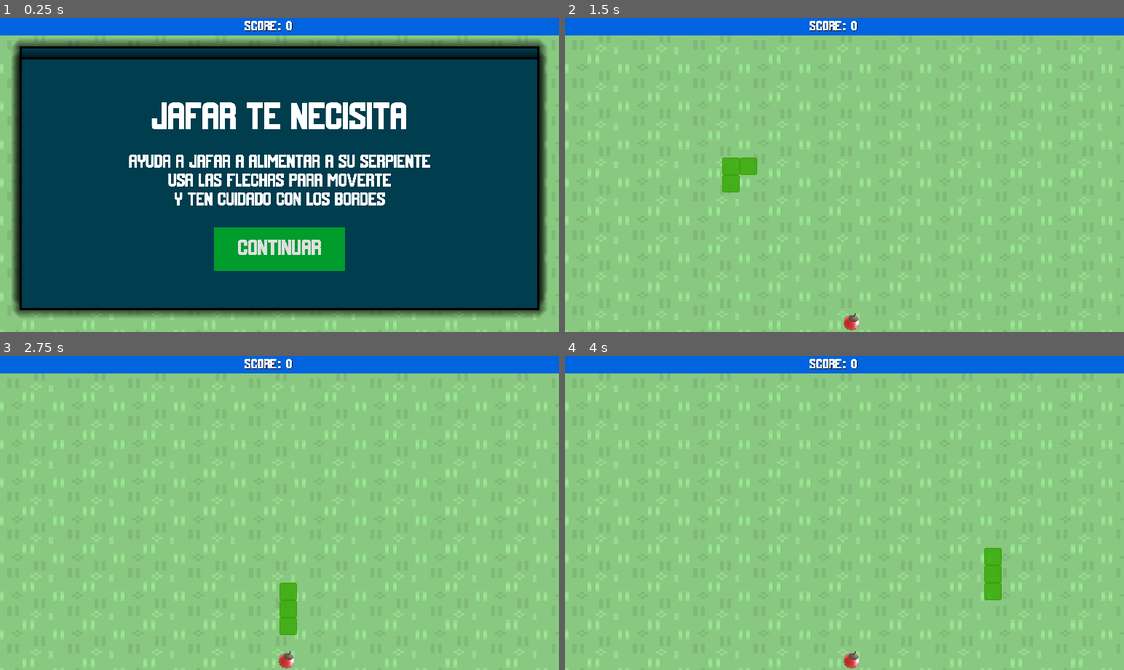
Above: before the commit, frames 1-4 (two rows, left to right).
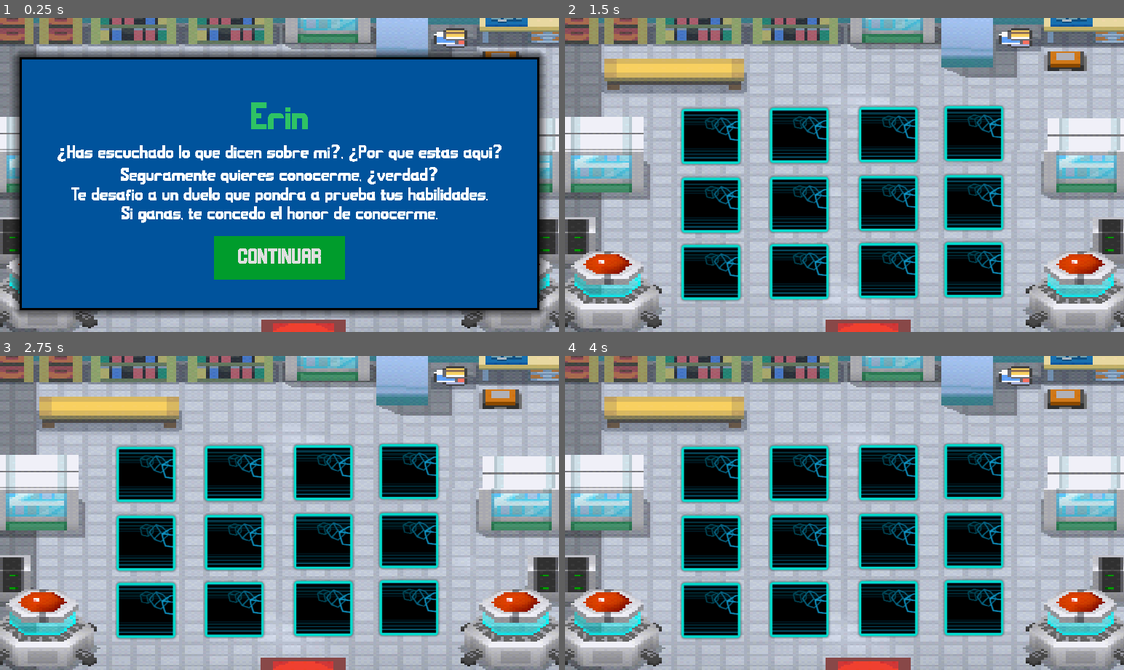
Above: after the commit, the same moments.

Repository: MaincraStudios/Skull-Mask
Game: Godot game, scene res://scenes/memory_game/memory_start_message.tscn
Same seed, same stepped clock (60 frames per second), same inputs: the game is played once before the commit and once after it. Before the commit the project starts from res://scenes/snake_game/main.tscn.
Inputs (mouse positions are in pixels of both pictures, inside the frame that each line leads up to):
- Up to frame 1 (0.25 s): no input
- Up to frame 2 (1.5 s): click "CONTINUAR" at 0.5 s; tap Enter at 1.25 s; move the mouse to (967, 159) at 1.27 s; hold Right (move_right) from 1.28 s (still down); click (967, 159) at 1.42 s
- Up to frame 3 (2.75 s): move the mouse to (167, 528) at 2.02 s; release Right (move_right) at 2.03 s; hold Down (move_down) from 2.03 s (still down)
- Up to frame 4 (4 s): move the mouse to (900, 443) at 2.77 s; release Down (move_down) at 2.78 s; hold Right (move_right) 2.78-3.53 s; move the mouse to (816, 575) at 3.52 s; hold W (move_up) from 3.53 s (still down); click (816, 575) at 3.67 s

The runs differ from the first frame. In frame 1, 95% of the frame differs, in the area x 0-100%, y 0-100%; in frame 2, 100%; in frame 3, 100%; in frame 4, 100%.

Commit message:
fix: Dialogue coherence

Diff:
--- a/project.godot
+++ b/project.godot
@@ -11,7 +11,7 @@
 [application]
 
 config/name="SkullMask"
-run/main_scene="res://scenes/snake_game/main.tscn"
+run/main_scene="res://scenes/memory_game/memory_start_message.tscn"
 config/features=PackedStringArray("4.2", "GL Compatibility")
 config/icon="res://icon.svg"
 
--- a/scenes/memory_game/memory_end_message.tscn
+++ b/scenes/memory_game/memory_end_message.tscn
@@ -59,9 +59,9 @@
 anchor_right = 0.5
 anchor_bottom = 0.5
 offset_left = -1180.0
-offset_top = -392.0
+offset_top = -452.0
 offset_right = -296.0
-offset_bottom = -290.0
+offset_bottom = -350.0
 grow_horizontal = 2
 grow_vertical = 2
 size_flags_vertical = 8
@@ -88,8 +88,12 @@
 theme_override_fonts/font = ExtResource("2_gva64")
 theme_override_font_sizes/font_size = 50
 text = "Has logrado vencer este reto, se nota que eres muy ágil,
-me caes muy bien. Ahora que somos amigos te contaré mi historia
-##################"
+me agradas. Ahora que somos amigos te contaré mi historia:
+Cuando era nueva, mucha gente solía molestarme
+ porque prefería estudiar en lugar de jugar en el patio con los demás.
+Me uní al grupo porque ellos no me juzgaban,  pero
+ nunca imaginé que la gente nos percibiera como personas intimidantes.
+"
 label_settings = SubResource("LabelSettings_et3hd")
 horizontal_alignment = 1
 vertical_alignment = 1
@@ -101,9 +105,9 @@
 anchor_right = 0.5
 anchor_bottom = 0.5
 offset_left = -888.0
-offset_top = -71.9999
+offset_top = -31.9999
 offset_right = -588.0
-offset_bottom = 28.0001
+offset_bottom = 68.0001
 grow_horizontal = 2
 grow_vertical = 2
 size_flags_vertical = 8
--- a/scenes/memory_game/memory_start_message.tscn
+++ b/scenes/memory_game/memory_start_message.tscn
@@ -87,9 +87,10 @@
 size_flags_vertical = 8
 theme_override_fonts/font = ExtResource("2_gfg1y")
 theme_override_font_sizes/font_size = 50
-text = "¿Has escuchado lo que dicen sobre mi?, ¿no me tienes miedo?
-¿Que haces aquí?
-Te reto a un duelo que sobrepasará tus capacidades"
+text = "¿Has escuchado lo que dicen sobre mi?, ¿Por qué estás aquí?
+Seguramente quieres conocerme, ¿verdad?
+Te desafío a un duelo que pondrá a prueba tus habilidades.
+Si ganas, te concedo el honor de conocerme."
 label_settings = SubResource("LabelSettings_et3hd")
 horizontal_alignment = 1
 vertical_alignment = 1
